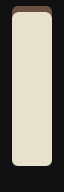
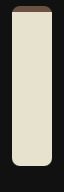
The second 64px x 192px image is a revision of the first. Changes to its layers:
painted on "window" over <box>12,12,52,166</box>
painted on "highlight" over <box>12,6,52,18</box>
